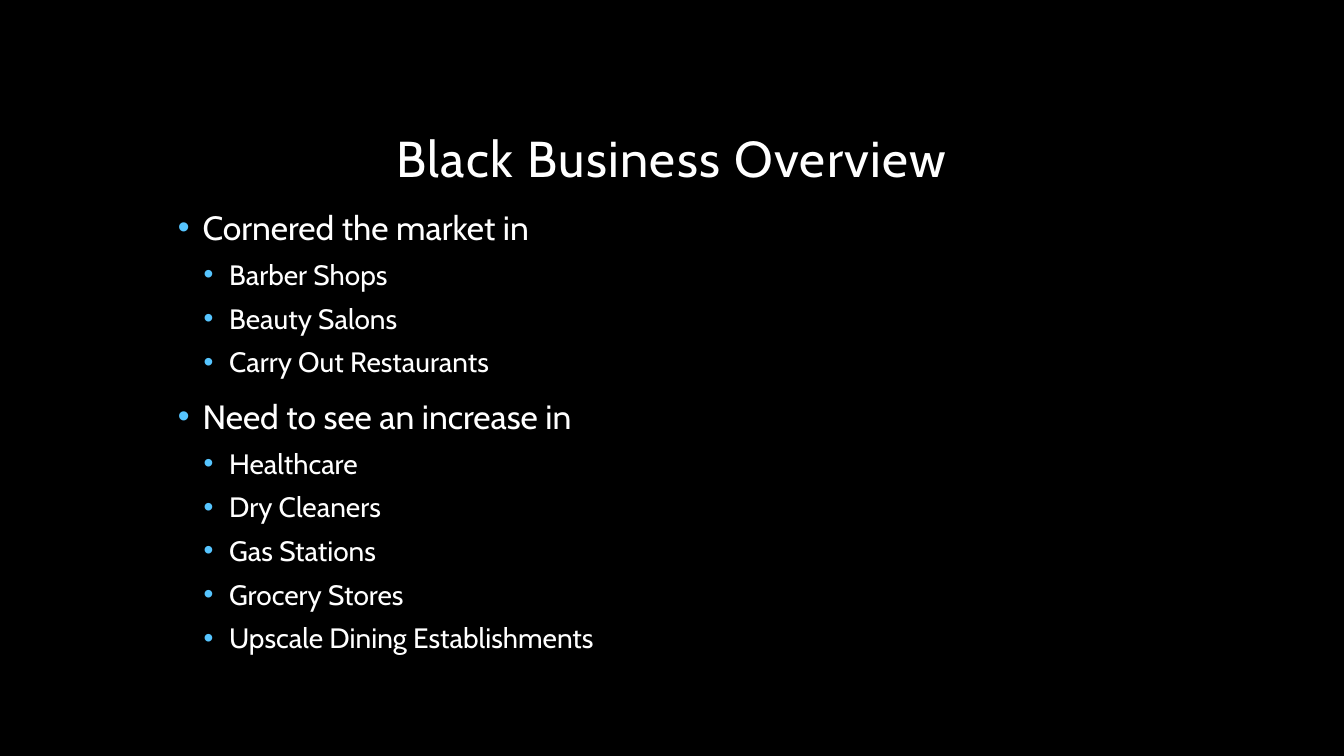
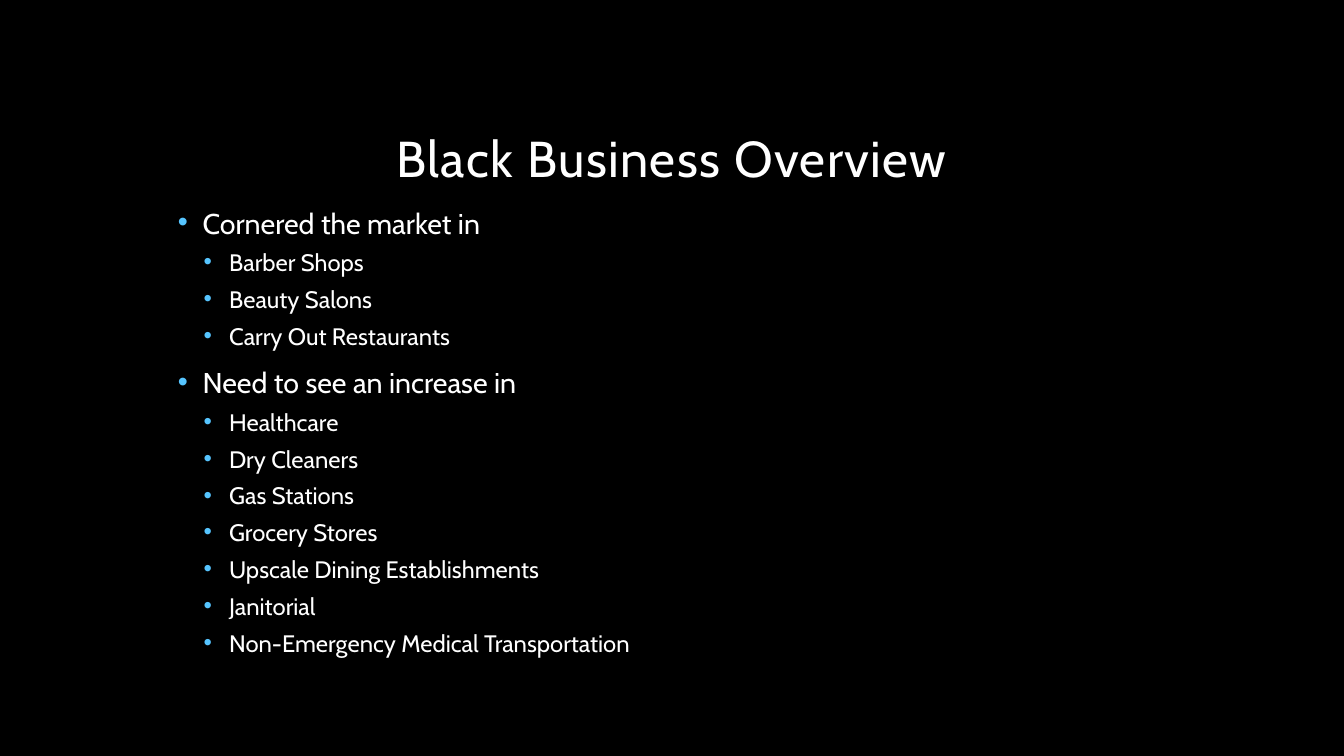
Before and after one commit to KimSmith22/school, a slide deck: slide 6 of collection/NumberOneTraining.pptx. Drawn at 1344x756 pixels with LibreOffice and Linux fonts; fonts in the diff are those of the drawing; background and template pictures are left out. Boxes give left, top, right and bottom in pixels: in the first picture for what was removed or moved away, otherwise in the second. Text is boxed around its words. In the diff, an @@ line names an element or a change of style, - is before the commit and + after.

```diff
--- a/collection/NumberOneTraining.pptx
+++ b/collection/NumberOneTraining.pptx
@@ text at [203,212,539,584]: size 24 to 20.4 pt in "Cornered the market in", "Need to see an increase in"; size 20 to 17 pt in "Barber Shops", "Beauty Salons", "Carry Out Restaurants", "Healthcare" and 4 more places; line spacing 0.8 to 0.7 @@
@@ text at [229,597,629,658]: paragraphs added @@
+  • Janitorial
+  • Non-Emergency Medical Transportation
```
Also in this commit, not shown: 6 other slides changed, 2 other files.
